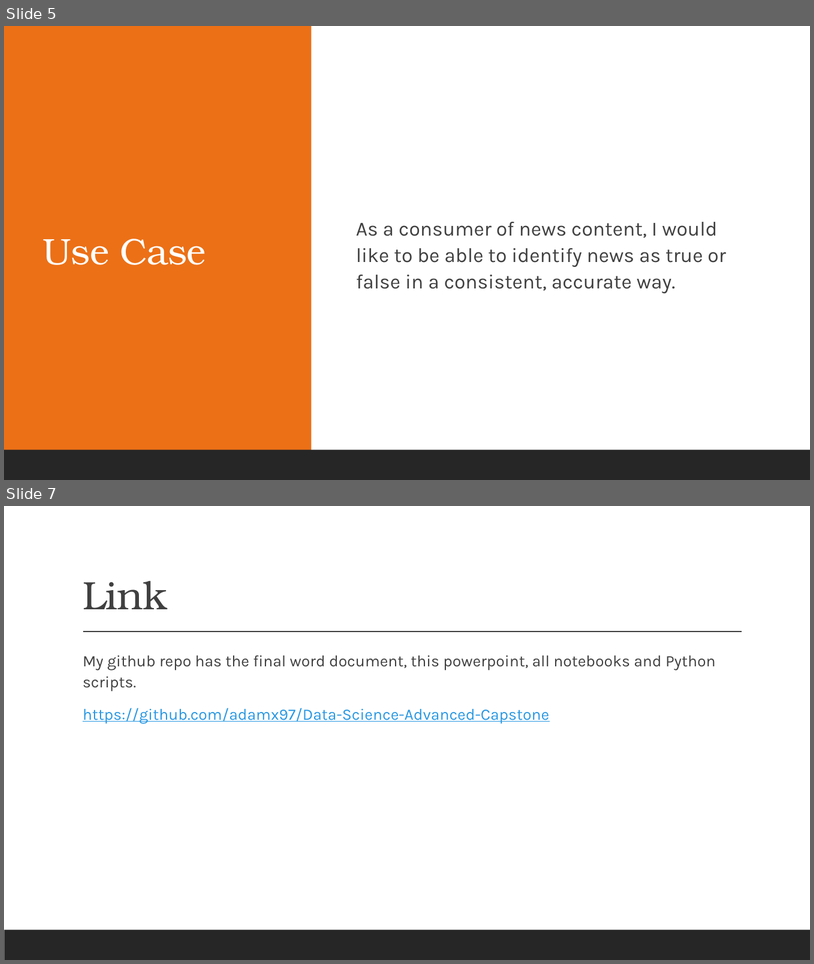
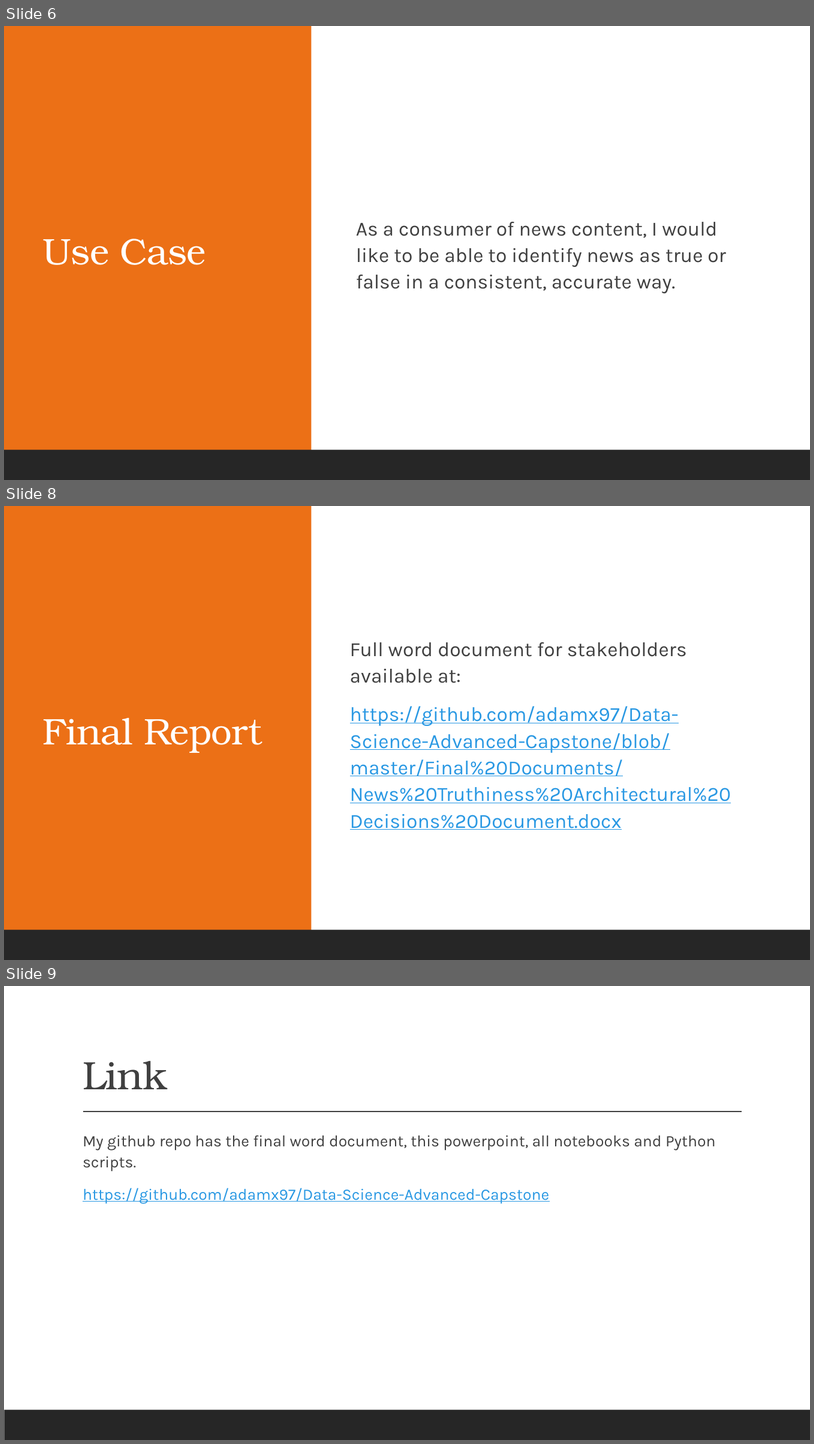
Before and after one commit to adamx97/Data-Science-Advanced-Capstone, a slide deck: Final Documents/TrueVsFakeNewsStakeholders.pptx. Shown one above the other, each under a label of ours: slides 5 and 7 before the commit, slides 6, 8 and 9 after it; the slides between them are not shown. The pictures are 814x964 and 814x1444 pixels, drawn with LibreOffice and Linux fonts; fonts in the diff are those of the drawing. Boxes give left, top, right and bottom in pixels: in the first picture for what was removed or moved away, otherwise in the second. Text is boxed around its words. In the diff, an @@ line names an element or a change of style, - is before the commit and + after.

```diff
--- a/Final Documents/TrueVsFakeNewsStakeholders.pptx
+++ b/Final Documents/TrueVsFakeNewsStakeholders.pptx
@@ slide 8 added at bbox=[4, 506, 810, 960], background #FFFFFF @@
@@ rectangle added at bbox=[4, 506, 810, 960], fill #FFFFFF @@
@@ rectangle added at bbox=[4, 506, 311, 960], fill #EC7016 @@
@@ text added at bbox=[350, 642, 731, 829], 24 pt, text #2998E3, underline @@
+Full word document for stakeholders available at:
+https://github.com/adamx97/Data-Science-Advanced-Capstone/blob/master/Final%20Documents/News%20Truthiness%20Architectural%20Decisions%20Document.docx
@@ title added at bbox=[42, 718, 263, 753], 44 pt, text #FFFFFF @@
+Final Report
@@ rectangle added at bbox=[4, 930, 810, 960], fill #262626 @@
@@ what was slide 5 is now slide 6 @@
@@ what was slide 7 is now slide 9 @@
```
Also in this commit, not shown: 4 slides changed, 1 other slide added, 5 other files.
